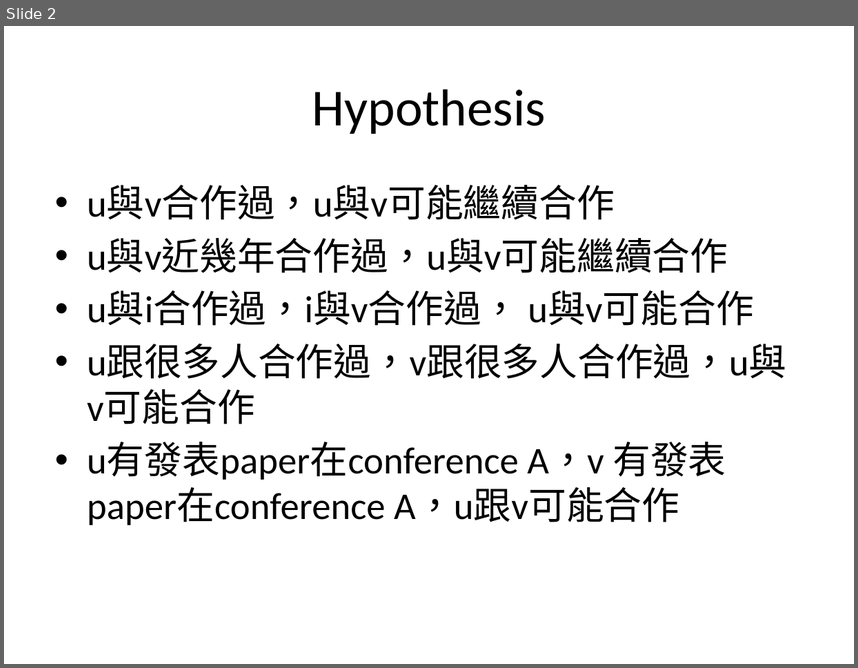
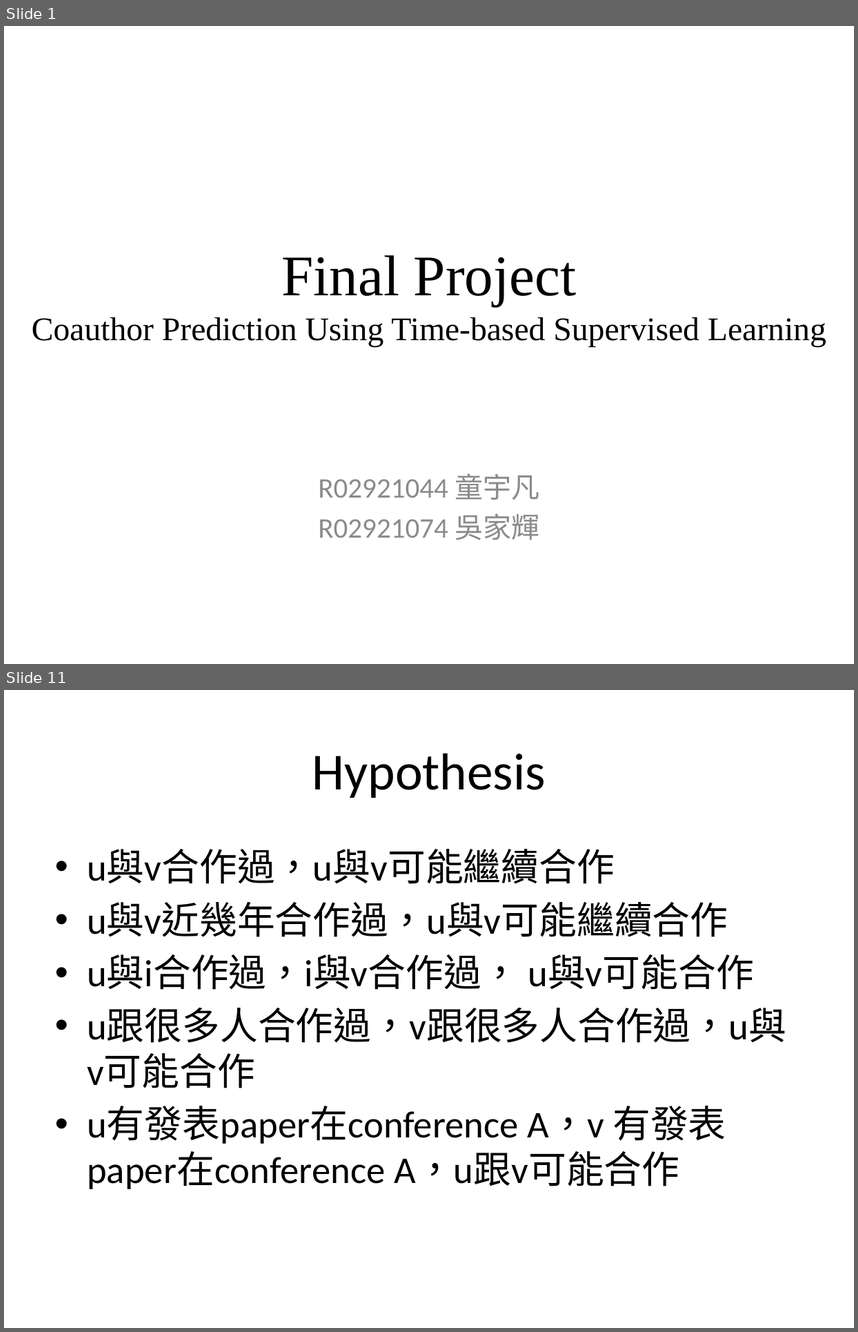
Before and after one commit to yftung7/2014_DM_Project, a slide deck: Project/Readme_v2.pptx. Shown one above the other, each under a label of ours: slide 2 before the commit, slides 1 and 11 after it; the slides between them are not shown. The pictures are 858x668 and 858x1332 pixels, drawn with LibreOffice and Linux fonts; fonts in the diff are those of the drawing. Boxes give left, top, right and bottom in pixels: in the first picture for what was removed or moved away, otherwise in the second. Text is boxed around its words. In the diff, an @@ line names an element or a change of style, - is before the commit and + after.

```diff
--- a/Project/Readme_v2.pptx
+++ b/Project/Readme_v2.pptx
@@ slide 1 added at (4,26,854,664), background #FFFFFF @@
@@ title added at (32,255,826,347), 27.9 pt, text #000000 @@
+Final Project
+Coauthor Prediction Using Time-based Supervised Learning
@@ subtitle added at (318,473,539,540), 24 pt, text #8C8C8C @@
+R02921044 童宇凡
+R02921074 吳家輝
@@ what was slide 2 is now slide 11 @@
```
Also in this commit, not shown: 9 other slides added, 1 slide removed.
